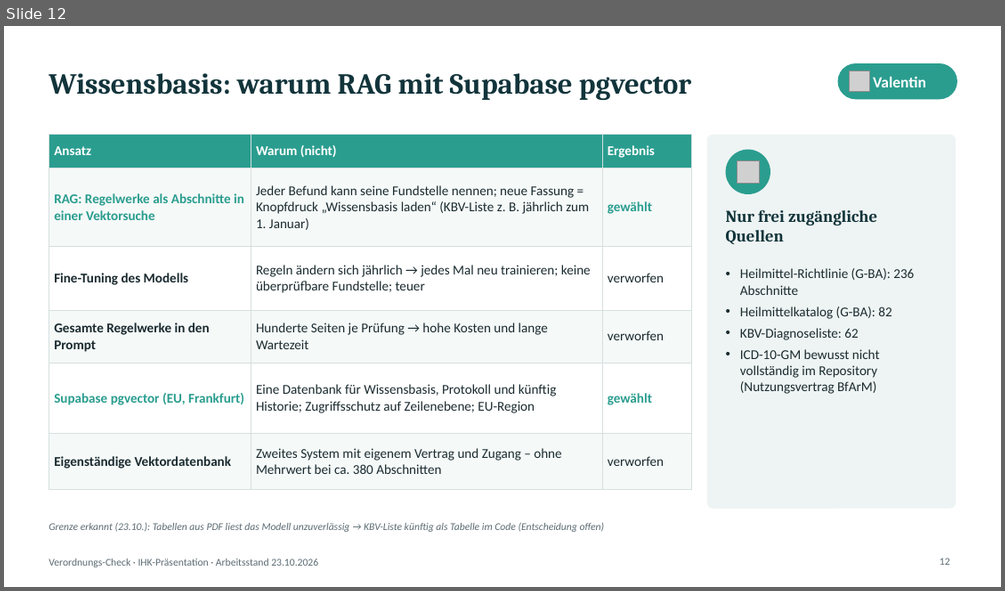
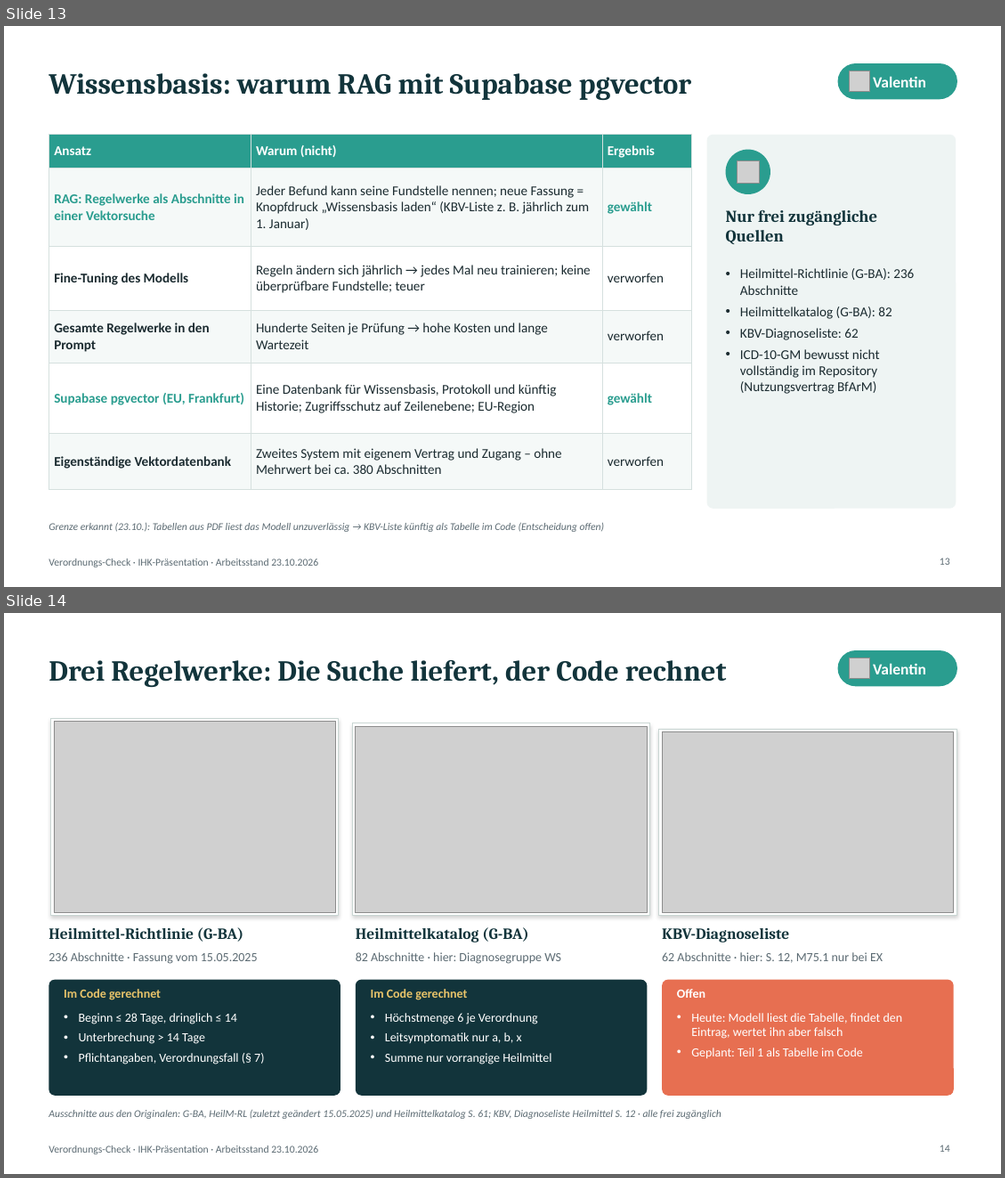
Before and after one commit to DBE-deve/verordnungs-check, a slide deck: docs/praesentation/Verordnungs-Check_IHK_3x15min_2026-10-23.pptx. Shown one above the other, each under a label of ours: slide 12 before the commit, slides 13 and 14 after it. The pictures are 1005x591 and 1005x1178 pixels, drawn with LibreOffice and Linux fonts; fonts in the diff are those of the drawing; grey boxes stand for pictures. Boxes give left, top, right and bottom in pixels: in the first picture for what was removed or moved away, otherwise in the second. Text is boxed around its words. In the diff, an @@ line names an element or a change of style, - is before the commit and + after.

```diff
--- a/docs/praesentation/Verordnungs-Check_IHK_3x15min_2026-10-23.pptx
+++ b/docs/praesentation/Verordnungs-Check_IHK_3x15min_2026-10-23.pptx
@@ slide 14 added at (4,613,1001,1174), background #FFFFFF; not listed: 1 template element that a slide beside it also shows @@
@@ title added at (48,660,727,687), 28 pt, text #12343B, bold @@
+Drei Regelwerke: Die Suche liefert, der Code rechnet
@@ rounded rectangle added at (838,650,957,686), fill #2A9D8F @@
@@ picture added at (849,657,870,679) @@
@@ text added at (873,663,926,674), 15 pt, text #FFFFFF, bold @@
+Valentin
@@ rectangle added at (51,718,339,915), fill #FFFFFF, outline #C9D6D3 0.75 pt @@
@@ picture added at (54,722,336,912) @@
@@ rectangle added at (353,723,650,915), fill #FFFFFF, outline #C9D6D3 0.75 pt @@
@@ picture added at (356,727,647,912) @@
@@ rectangle added at (659,729,956,915), fill #FFFFFF, outline #C9D6D3 0.75 pt @@
@@ picture added at (662,732,954,912) @@
@@ text added at (48,927,243,941), 15 pt, text #12343B, bold @@
+Heilmittel-Richtlinie (G-BA)
@@ text added at (356,927,528,942), 15 pt, text #12343B, bold @@
+Heilmittelkatalog (G-BA)
@@ text added at (662,928,789,942), 15 pt, text #12343B, bold @@
+KBV-Diagnoseliste
@@ text added at (48,952,258,964), 12 pt, text #5C6B73 @@
+236 Abschnitte · Fassung vom 15.05.2025
@@ text added at (356,952,561,964), 12 pt, text #5C6B73 @@
+82 Abschnitte · hier: Diagnosegruppe WS
@@ text added at (662,952,882,963), 12 pt, text #5C6B73 @@
+62 Abschnitte · hier: S. 12, M75.1 nur bei EX
@@ rounded rectangle added at (48,980,340,1095), fill #12343B @@
@@ rounded rectangle added at (356,980,647,1095), fill #12343B @@
@@ rounded rectangle added at (662,980,954,1095), fill #E76F51 @@
@@ text added at (64,989,161,1000), 12 pt, text #E9C46A, bold @@
+Im Code gerechnet
@@ text added at (79,1013,264,1064), 12 pt, text #FFFFFF @@
+• Beginn ≤ 28 Tage, dringlich ≤ 14
+• Unterbrechung > 14 Tage
+• Pflichtangaben, Verordnungsfall (§ 7)
@@ text added at (371,989,467,1000), 12 pt, text #E9C46A, bold @@
+Im Code gerechnet
@@ text added at (385,1013,551,1064), 12 pt, text #FFFFFF @@
+• Höchstmenge 6 je Verordnung
+• Leitsymptomatik nur a, b, x
+• Summe nur vorrangige Heilmittel
@@ text added at (677,989,705,997), 12 pt, text #FFFFFF, bold @@
+Offen
@@ text added at (691,1013,903,1059), 12 pt, text #FFFFFF @@
+• Heute: Modell liest die Tabelle, findet den Eintrag, wertet ihn aber falsch
+• Geplant: Teil 1 als Tabelle im Code
@@ text added at (48,1110,721,1119), 10 pt, text #5C6B73, italic @@
+Ausschnitte aus den Originalen: G-BA, HeilM-RL (zuletzt geändert 15.05.2025) und Heilmittelkatalog S. 61; KBV, Diagnoseliste Heilmittel S. 12 · alle frei zugänglich
@@ page number added at (939,1144,950,1151), 10 pt, text #5C6B73 @@
+14
@@ what was slide 12 is now slide 13 @@
```
Also in this commit, not shown: 3 slides changed, 2 other slides added, 1 slide removed, 11 other files.
